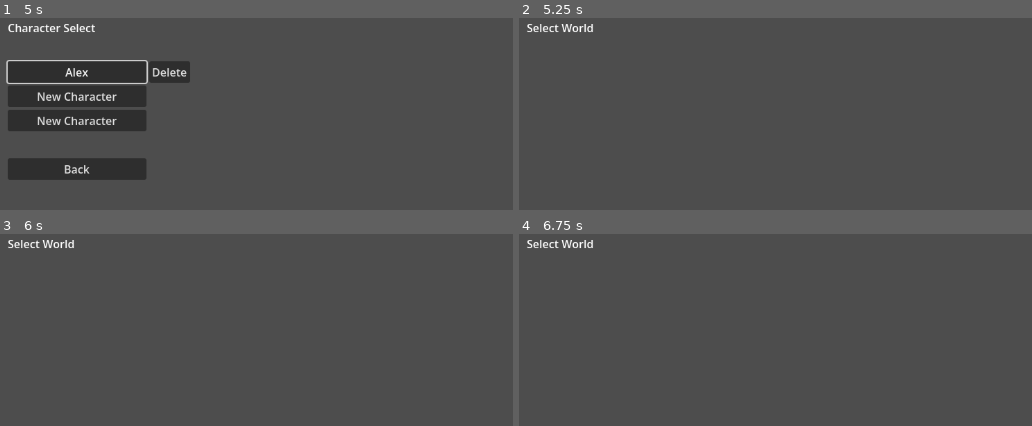
Above: before the commit, frames 1-4 (two rows, left to right).
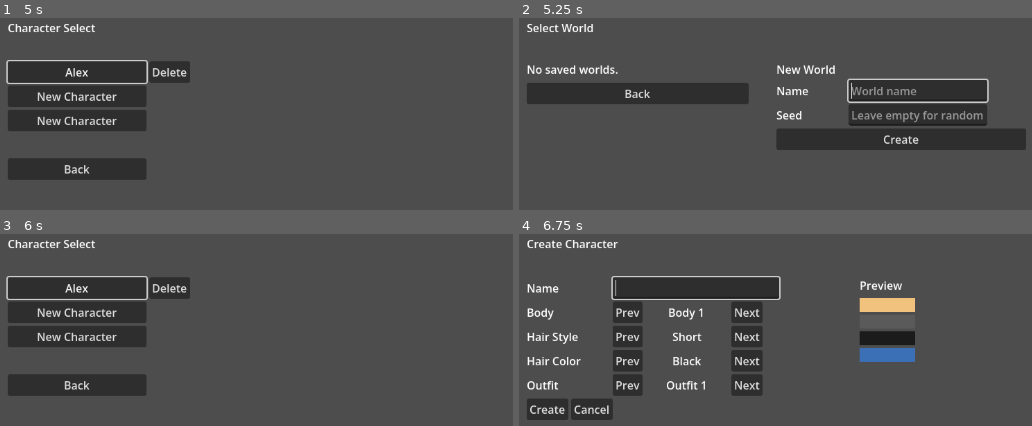
Above: after the commit, the same moments.

Repository: kimtuna/naru
Game: Godot game, scene res://ui/menu/main_menu.tscn
The game is run twice, just before and just after one commit, with the same random seed, the same clock (stepped at 60 frames per second) and the same inputs.
Inputs (mouse positions are in pixels of both pictures, inside the frame that each line leads up to):
- Up to frame 1 (5 s): click "Start" at 0.5 s; click "Back" at 1.25 s; click "Start" at 2 s; click "New Character" at 2.75 s; click (174, 71) at 3.52 s; type "Alex" at 3.6 s; click "Create" at 4.25 s
- Up to frame 2 (5.25 s): click "Alex" at 5 s
- Up to frame 3 (6 s): click (117, 308) at 5.75 s, where only the run after the commit has a clickable "Back"
- Up to frame 4 (6.75 s): click (595, 312) at 6.5 s, where only the run after the commit has a clickable "New Character"

Frame 1 is identical in both runs. In frame 2, 17% of the frame differs, in the area x 1-99%, y 24-69%; in frame 3, 13%; in frame 4, 15%.

Commit message:
G-002.5 월드 선택 · 생성 → 게임 들어가기
G-002.5 월드 선택 · 생성 → 게임 들어가기 — 월드 목록/생성(이름·시드)/삭제 확인, 빈 게임 씬, Esc(menu_exit)로 저장 후 메인 화면

Diff:
--- a/game/core/screens.gd
+++ b/game/core/screens.gd
@@ -8,6 +8,8 @@
 const SETTINGS := "res://ui/menu/settings.tscn"
 const CHARACTER_CREATE := "res://ui/menu/character_create.tscn"
 const WORLD_SELECT := "res://ui/menu/world_select.tscn"
+## 게임 씬 — 지금은 빈 자리 (다음 묶음들이 채운다).
+const GAME := "res://world/game.tscn"
 const QUIT := "quit"
 
 static var simulate := false
--- a/game/core/session.gd
+++ b/game/core/session.gd
@@ -1,6 +1,6 @@
 class_name Session
 extends RefCounted
-## 메뉴 화면 사이에 들고 다니는 값 — 고른 캐릭터 슬롯과 캐릭터, 저장소.
+## 메뉴 화면 사이에 들고 다니는 값 — 고른 캐릭터 · 월드와 저장소.
 ## 테스트는 store 를 임시 폴더의 SaveStore 로 바꿔 끼운다.
 
 static var store := SaveStore.new()
@@ -8,6 +8,10 @@
 static var character_slot := -1
 ## 고른 캐릭터. 빈 슬롯을 골랐으면 null.
 static var character: CharacterData = null
+## 고른 월드 id. 없으면 "".
+static var world_id := ""
+## 고른 월드. 없으면 null.
+static var world: WorldData = null
 
 
 static func select_character(slot: int) -> void:
@@ -15,6 +19,36 @@
 	character = store.load_character(slot)
 
 
+static func select_world(id: String) -> void:
+	world_id = id
+	world = store.load_world(id)
+
+
+## 캐릭터와 월드를 둘 다 들고 있나 — 게임에 들어갈 수 있나.
+static func ready_to_play() -> bool:
+	return character != null and world != null
+
+
+## 들고 있는 캐릭터와 월드를 각자 자리에 저장한다. 둘 다 됐으면 OK.
+static func save_all() -> Error:
+	var result := OK
+	if character != null:
+		var err := store.save_character(character_slot, character)
+		if err != OK:
+			result = err
+	if world != null:
+		var err := store.save_world(world_id, world)
+		if err != OK:
+			result = err
+	return result
+
+
+static func clear_world() -> void:
+	world_id = ""
+	world = null
+
+
 static func clear() -> void:
 	character_slot = -1
 	character = null
+	clear_world()
--- a/game/project.godot
+++ b/game/project.godot
@@ -20,6 +20,14 @@
 renderer/rendering_method="gl_compatibility"
 renderer/rendering_method.mobile="gl_compatibility"
 
+[input]
+
+menu_exit={
+"deadzone": 0.2,
+"events": [Object(InputEventKey,"resource_local_to_scene":false,"resource_name":"","device":-1,"window_id":0,"alt_pressed":false,"shift_pressed":false,"ctrl_pressed":false,"meta_pressed":false,"pressed":false,"keycode":0,"physical_keycode":4194305,"key_label":0,"unicode":0,"location":0,"echo":false,"script":null)
+]
+}
+
 [internationalization]
 
 locale/translations=PackedStringArray("res://i18n/ko.po", "res://i18n/en.po")
--- /dev/null
+++ b/game/tests/ui/menu/test_world_select.gd
@@ -0,0 +1,200 @@
+extends GutTest
+## G-002 5단계 — 월드 선택 · 생성 수용 기준.
+
+var _root := ""
+
+
+func before_each() -> void:
+	_root = OS.get_temp_dir().path_join("naru_test_world_%d_%d" % [Time.get_ticks_usec(), randi()])
+	Session.store = SaveStore.new(_root)
+	Session.clear()
+	Screens.simulate = true
+	Screens.last_request = ""
+
+
+func after_each() -> void:
+	Screens.simulate = false
+	Session.store = SaveStore.new()
+	Session.clear()
+	_remove_tree(_root)
+
+
+func _remove_tree(path: String) -> void:
+	if not DirAccess.dir_exists_absolute(path):
+		return
+	for dir in DirAccess.get_directories_at(path):
+		_remove_tree(path.path_join(dir))
+	for file in DirAccess.get_files_at(path):
+		DirAccess.remove_absolute(path.path_join(file))
+	DirAccess.remove_absolute(path)
+
+
+func _character(slot: int, char_name: String) -> void:
+	var c := CharacterData.new()
+	c.name = char_name
+	assert_eq(Session.store.save_character(slot, c), OK)
+	Session.select_character(slot)
+
+
+func _world(world_name: String, seed_value := 1) -> String:
+	var id := Session.store.create_world(WorldData.create(world_name, seed_value))
+	assert_ne(id, "")
+	return id
+
+
+func _open() -> Control:
+	return add_child_autofree((load(Screens.WORLD_SELECT) as PackedScene).instantiate())
+
+
+func _press(button: Button) -> void:
+	assert_not_null(button)
+	if button:
+		assert_true(button.is_visible_in_tree(), "%s not visible" % button.get_path())
+		button.pressed.emit()
+
+
+func _names(screen: Control) -> Array:
+	return Array(screen.listed_ids()).map(func(id): return screen.world_button(id).text)
+
+
+# --- 저장된 월드 목록이 보인다 ---
+
+func test_lists_saved_worlds() -> void:
+	var a := _world("섬 A")
+	var b := _world("Island B")
+	var screen := _open()
+	assert_eq(Array(screen.listed_ids()), [a, b])
+	assert_eq(_names(screen), ["섬 A", "Island B"])
+	for id in [a, b]:
+		assert_true(screen.world_button(id).is_visible_in_tree())
+		# 월드 이름은 번역하지 않는다.
+		assert_eq(screen.world_button(id).auto_translate_mode, Node.AUTO_TRANSLATE_MODE_DISABLED)
+	assert_false(screen.get_node("%Empty").visible)
+
+
+func test_empty_list_says_so() -> void:
+	var screen := _open()
+	assert_eq(screen.listed_ids().size(), 0)
+	assert_true(screen.get_node("%Empty").is_visible_in_tree())
+
+
+# --- 새 월드 만들기: 이름 · 시드 ---
+
+func test_create_with_name_and_seed() -> void:
+	var screen := _open()
+	screen.get_node("%NameEdit").text = "  새 섬 "
+	screen.get_node("%SeedEdit").text = "12345"
+	_press(screen.get_node("%Create"))
+	var ids: PackedStringArray = Session.store.world_ids()
+	assert_eq(ids.size(), 1)
+	var w := Session.store.load_world(ids[0])
+	assert_eq(w.name, "새 섬")
+	assert_eq(w.world_seed, 12345)
+	assert_eq(_names(screen), ["새 섬"], "new world must appear in the list")
+	assert_eq(screen.get_node("%NameEdit").text, "")
+	assert_eq(Screens.last_request, "", "creating alone must not enter the game")
+
+
+func test_text_seed_is_stable() -> void:
+	var script: GDScript = load("res://ui/menu/world_select.gd")
+	assert_eq(script.seed_from_text("naru"), script.seed_from_text(" naru "))
+	assert_ne(script.seed_from_text("naru"), script.seed_from_text("uran"))
+	assert_eq(script.seed_from_text("-7"), -7)
+
+
+func test_empty_seed_is_random() -> void:
+	var screen := _open()
+	var seeds := {}
+	for i in 5:
+		screen.get_node("%NameEdit").text = "W%d" % i
+		screen.get_node("%SeedEdit").text = "   "
+		var id: String = screen.create()
+		assert_ne(id, "")
+		seeds[Session.store.load_world(id).world_seed] = true
+	assert_gt(seeds.size(), 1, "empty seed must pick random seeds")
+	assert_eq(screen.listed_ids().size(), 5)
+
+
+func test_create_needs_name() -> void:
+	var screen := _open()
+	screen.get_node("%NameEdit").text = "   "
+	_press(screen.get_node("%Create"))
+	assert_eq(Session.store.world_ids().size(), 0)
+	assert_true(screen.get_node("%NameError").is_visible_in_tree())
+
+
+# --- 삭제는 확인을 한 번 거친다 ---
+
+func test_delete_asks_first_and_cancel_keeps_world() -> void:
+	var a := _world("A")
+	var screen := _open()
+	_press(screen.delete_button(a))
+	assert_true(screen.get_node("%Confirm").is_visible_in_tree(), "confirm not shown")
+	assert_true(Session.store.has_world(a), "deleted before confirm")
+	_press(screen.get_node("%ConfirmNo"))
+	assert_false(screen.get_node("%Confirm").visible)
+	assert_true(Session.store.has_world(a))
+	assert_eq(Array(screen.listed_ids()), [a])
+
+
+func test_confirmed_delete_removes_world() -> void:
+	var a := _world("A")
+	var b := _world("B")
+	var screen := _open()
+	_press(screen.delete_button(a))
+	_press(screen.get_node("%ConfirmYes"))
+	assert_false(Session.store.has_world(a))
+	assert_true(Session.store.has_world(b), "other world must stay")
+	assert_false(screen.get_node("%Confirm").visible)
+	assert_eq(Array(screen.listed_ids()), [b])
+	assert_null(screen.world_button(a))
+	assert_eq(Screens.last_request, "")
+
+
+# --- 뒤로 → 캐릭터 선택 ---
+
+func test_back_goes_to_character_select() -> void:
+	_press(_open().get_node("%Back"))
+	assert_eq(Screens.last_request, Screens.CHARACTER_SELECT)
+
+
+# --- 월드를 고르면 캐릭터와 월드를 들고 게임으로 ---
+
+func test_pick_world_enters_game_with_character_and_world() -> void:
+	_character(1, "나루")
+	_world("A")
+	var b := _world("B")
+	_press(_open().world_button(b))
+	assert_eq(Screens.last_request, Screens.GAME)
+	assert_true(Session.ready_to_play())
+	assert_eq(Session.character_slot, 1)
+	assert_eq(Session.character.name, "나루")
+	assert_eq(Session.world_id, b)
+	assert_eq(Session.world.name, "B")
+
+
+func test_pick_world_without_character_goes_back_to_select() -> void:
+	var a := _world("A")
+	_press(_open().world_button(a))
+	assert_eq(Screens.last_request, Screens.CHARACTER_SELECT)
+	assert_false(Session.ready_to_play())
+
+
+func test_game_scene_loads() -> void:
+	assert_not_null(load(Screens.GAME) as PackedScene, "cannot load " + Screens.GAME)
+
+
+func test_world_screen_text_in_each_language() -> void:
+	var screen := _open()
+	var create: Button = screen.get_node("%Create")
+	var saved := TranslationServer.get_locale()
+	TranslationServer.set_locale("ko")
+	assert_eq(create.atr(create.text), "만들기")
+	TranslationServer.set_locale("en")
+	assert_eq(create.atr(create.text), "Create")
+	TranslationServer.set_locale(saved)
+	for edit in [screen.get_node("%NameEdit"), screen.get_node("%SeedEdit")]:
+		var key: String = edit.placeholder_text
+		assert_eq(key, key.to_upper(), "placeholder must be a translation key")
+		assert_ne(TranslationServer.get_translation_object("ko").get_message(key), "")
+		assert_ne(TranslationServer.get_translation_object("en").get_message(key), "")
--- /dev/null
+++ b/game/tests/world/test_game.gd
@@ -0,0 +1,133 @@
+extends GutTest
+## G-002 5단계 — 게임 씬(빈 자리) 들어가기 · 나가기 · 캐릭터를 월드 사이에 데려가기.
+
+var _root := ""
+
+
+func before_each() -> void:
+	_root = OS.get_temp_dir().path_join("naru_test_game_%d_%d" % [Time.get_ticks_usec(), randi()])
+	Session.store = SaveStore.new(_root)
+	Session.clear()
+	Screens.simulate = true
+	Screens.last_request = ""
+
+
+func after_each() -> void:
+	Screens.simulate = false
+	Session.store = SaveStore.new()
+	Session.clear()
+	Input.action_release(GameScene.EXIT_ACTION)
+	_remove_tree(_root)
+
+
+func _remove_tree(path: String) -> void:
+	if not DirAccess.dir_exists_absolute(path):
+		return
+	for dir in DirAccess.get_directories_at(path):
+		_remove_tree(path.path_join(dir))
+	for file in DirAccess.get_files_at(path):
+		DirAccess.remove_absolute(path.path_join(file))
+	DirAccess.remove_absolute(path)
+
+
+func _setup(char_name: String, world_names: Array) -> Array:
+	var c := CharacterData.new()
+	c.name = char_name
+	assert_eq(Session.store.save_character(0, c), OK)
+	var ids := []
+	for n in world_names:
+		ids.append(Session.store.create_world(WorldData.create(n, 7)))
+	return ids
+
+
+## 메뉴가 하는 그대로 캐릭터 → 월드를 고르고, 월드 선택 화면에서 월드를 눌러 게임 씬을 연다.
+func _enter(slot: int, world_id: String) -> Node:
+	Session.select_character(slot)
+	var select: Control = add_child_autofree((load(Screens.WORLD_SELECT) as PackedScene).instantiate())
+	select.world_button(world_id).pressed.emit()
+	assert_eq(Screens.last_request, Screens.GAME)
+	Screens.last_request = ""
+	return add_child_autofree((load(Screens.GAME) as PackedScene).instantiate())
+
+
+func _press_exit() -> void:
+	var ev := InputEventKey.new()
+	ev.physical_keycode = KEY_ESCAPE
+	ev.pressed = true
+	Input.parse_input_event(ev)
+	Input.flush_buffered_events()
+	await wait_process_frames(2)
+	var up := ev.duplicate() as InputEventKey
+	up.pressed = false
+	Input.parse_input_event(up)
+	Input.flush_buffered_events()
+	await wait_process_frames(1)
+
+
+# --- 게임 씬은 캐릭터 이름과 월드 이름을 안다 ---
+
+func test_game_knows_character_and_world_names() -> void:
+	var ids := _setup("나루", ["섬 X"])
+	var game := _enter(0, ids[0])
+	assert_eq(game.character_name(), "나루")
+	assert_eq(game.world_name(), "섬 X")
+	assert_eq(game.get_node("%CharacterName").text, "나루")
+	assert_eq(game.get_node("%WorldName").text, "섬 X")
+	assert_eq(game.get_node("%CharacterName").auto_translate_mode, Node.AUTO_TRANSLATE_MODE_DISABLED)
+
+
+# --- 나가기: InputMap 액션 → 저장하고 메인 화면 ---
+
+func test_exit_action_is_in_input_map() -> void:
+	assert_true(InputMap.has_action(GameScene.EXIT_ACTION), "missing InputMap action")
+	var keys := InputMap.action_get_events(GameScene.EXIT_ACTION).filter(func(e): return e is InputEventKey)
+	assert_gt(keys.size(), 0, "exit action has no key")
+
+
+func test_exit_key_saves_and_goes_to_main_menu() -> void:
+	var ids := _setup("A", ["X"])
+	var game := _enter(0, ids[0])
+	game.character.appearance["body"] = "changed"
+	game.world.world_seed = 999
+	await _press_exit()
+	assert_eq(Screens.last_request, Screens.MAIN_MENU)
+	assert_eq(Session.store.load_character(0).appearance.get("body"), "changed", "character not saved")
+	assert_eq(Session.store.load_world(ids[0]).world_seed, 999, "world not saved")
+	assert_false(Session.ready_to_play(), "session must be cleared after leaving")
+
+
+func test_other_keys_do_not_exit() -> void:
+	var ids := _setup("A", ["X"])
+	_enter(0, ids[0])
+	var ev := InputEventKey.new()
+	ev.physical_keycode = KEY_W
+	ev.pressed = true
+	Input.parse_input_event(ev)
+	Input.flush_buffered_events()
+	await wait_process_frames(2)
+	ev = ev.duplicate()
+	ev.pressed = false
+	Input.parse_input_event(ev)
+	Input.flush_buffered_events()
+	assert_eq(Screens.last_request, "")
+
+
+# --- 같은 캐릭터로 월드 X 에서 넣은 인벤토리가 월드 Y 에서도 그대로 ---
+
+func test_inventory_follows_character_across_worlds() -> void:
+	var ids := _setup("A", ["X", "Y"])
+	var items := [{"id": "stone", "count": 3}, {"id": "wood", "count": 1}]
+	var in_x := _enter(0, ids[0])
+	assert_eq(in_x.world_name(), "X")
+	in_x.character.inventory.append_array(items.duplicate(true))
+	await _press_exit()
+	assert_eq(Screens.last_request, Screens.MAIN_MENU)
+	in_x.queue_free()
+	await wait_process_frames(1)
+
+	var in_y := _enter(0, ids[1])
+	assert_eq(in_y.world_name(), "Y")
+	assert_eq(in_y.character_name(), "A")
+	assert_eq(in_y.character.inventory, items)
+	# 월드에는 인벤토리가 붙지 않는다 — 월드 파일은 그대로.
+	assert_false(Session.store.load_world(ids[1]).to_dict().has("inventory"))
--- /dev/null
+++ b/game/ui/menu/world_select.gd
@@ -0,0 +1,142 @@
+extends Control
+## 월드 선택 · 생성 — 저장된 월드 목록, 새 월드(이름 · 시드), 삭제(확인 한 번), 뒤로 → 캐릭터 선택.
+## 월드를 고르면 Session 의 캐릭터와 그 월드를 들고 게임 씬으로 간다.
+
+## 삭제 확인 중인 월드 id. 없으면 "".
+var _pending_delete := ""
+
+
+func _ready() -> void:
+	%Back.pressed.connect(back)
+	%Create.pressed.connect(create)
+	%ConfirmYes.pressed.connect(_confirm_delete)
+	%ConfirmNo.pressed.connect(_close_confirm)
+	%NameEdit.text_changed.connect(func(_t): %NameError.hide())
+	%NameError.hide()
+	%CreateFailed.hide()
+	%Confirm.hide()
+	refresh()
+	%NameEdit.grab_focus()
+
+
+## 목록 순서대로 월드 id.
+func listed_ids() -> PackedStringArray:
+	var out := PackedStringArray()
+	for row in %Worlds.get_children():
+		out.append(String(row.get_meta("world_id")))
+	return out
+
+
+func world_button(id: String) -> Button:
+	var row := _row(id)
+	return row.get_node("Select") as Button if row else null
+
+
+func delete_button(id: String) -> Button:
+	var row := _row(id)
+	return row.get_node("Delete") as Button if row else null
+
+
+## 저장소에서 다시 읽어 목록을 채운다.
+func refresh() -> void:
+	for row in %Worlds.get_children():
+		%Worlds.remove_child(row)
+		row.queue_free()
+	for id in Session.store.world_ids():
+		var data := Session.store.load_world(id)
+		if data:
+			_build_row(id, data)
+	%Empty.visible = %Worlds.get_child_count() == 0
+
+
+## 입력칸의 이름 · 시드로 새 월드를 만든다. 시드가 비면 무작위. 만든 id, 실패하면 "".
+func create() -> String:
+	var world_name: String = %NameEdit.text.strip_edges()
+	if world_name.is_empty():
+		%NameError.show()
+		return ""
+	var data := WorldData.create(world_name, seed_from_text(%SeedEdit.text))
+	var id := Session.store.create_world(data)
+	%CreateFailed.visible = id.is_empty()
+	if id.is_empty():
+		return ""
+	%NameEdit.clear()
+	%SeedEdit.clear()
+	refresh()
+	return id
+
+
+## 시드 칸 글자 → 시드. 비면 무작위, 정수면 그 값, 그 밖의 글자는 글자의 해시 (같은 글자 = 같은 시드).
+static func seed_from_text(text: String) -> int:
+	var t := text.strip_edges()
+	if t.is_empty():
+		return randi()
+	if t.is_valid_int():
+		return t.to_int()
+	return t.hash()
+
+
+func back() -> void:
+	Session.clear_world()
+	Screens.go(self, Screens.CHARACTER_SELECT)
+
+
+func _row(id: String) -> Control:
+	for row in %Worlds.get_children():
+		if row.get_meta("world_id") == id:
+			return row
+	return null
+
+
+func _build_row(id: String, data: WorldData) -> void:
+	var row := HBoxContainer.new()
+	row.name = "World_%d" % %Worlds.get_child_count()
+	row.set_meta("world_id", id)
+	var select := Button.new()
+	select.name = "Select"
+	# 월드 이름은 사용자가 쓴 글자라 번역하지 않는다.
+	select.text = data.name
+	select.auto_translate_mode = AUTO_TRANSLATE_MODE_DISABLED
+	select.custom_minimum_size.x = 200
+	select.pressed.connect(_on_world_pressed.bind(id))
+	var delete := Button.new()
+	delete.name = "Delete"
+	delete.text = "WORLD_DELETE"
+	delete.pressed.connect(_ask_delete.bind(id))
+	row.add_child(select)
+	row.add_child(delete)
+	%Worlds.add_child(row)
+
+
+func _on_world_pressed(id: String) -> void:
+	if Session.character == null:
+		# 캐릭터 없이 들어올 수 없다 — 캐릭터부터 고른다.
+		Screens.go(self, Screens.CHARACTER_SELECT)
+		return
+	Session.select_world(id)
+	if Session.ready_to_play():
+		Screens.go(self, Screens.GAME)
+	else:
+		refresh()
+
+
+func _ask_delete(id: String) -> void:
+	if not Session.store.has_world(id):
+		return
+	_pending_delete = id
+	%Confirm.show()
+	%ConfirmNo.grab_focus()
+
+
+func _confirm_delete() -> void:
+	if not _pending_delete.is_empty():
+		Session.store.delete_world(_pending_delete)
+		if Session.world_id == _pending_delete:
+			Session.clear_world()
+	_close_confirm()
+	refresh()
+
+
+func _close_confirm() -> void:
+	_pending_delete = ""
+	%Confirm.hide()
--- a/game/ui/menu/world_select.tscn
+++ b/game/ui/menu/world_select.tscn
@@ -1,4 +1,6 @@
 [gd_scene format=3]
+
+[ext_resource type="Script" path="res://ui/menu/world_select.gd" id="1"]
 
 [node name="WorldSelect" type="Control"]
 layout_mode = 3
@@ -7,9 +9,118 @@
 anchor_bottom = 1.0
 grow_horizontal = 2
 grow_vertical = 2
+script = ExtResource("1")
 
 [node name="Title" type="Label" parent="."]
 layout_mode = 0
 offset_left = 40.0
 offset_top = 40.0
 text = "WORLD_SELECT_TITLE"
+
+[node name="List" type="VBoxContainer" parent="."]
+layout_mode = 0
+offset_left = 40.0
+offset_top = 100.0
+offset_right = 360.0
+offset_bottom = 400.0
+
+[node name="Empty" type="Label" parent="List"]
+unique_name_in_owner = true
+layout_mode = 2
+text = "WORLD_EMPTY"
+
+[node name="Worlds" type="VBoxContainer" parent="List"]
+unique_name_in_owner = true
+layout_mode = 2
+
+[node name="Back" type="Button" parent="List"]
+unique_name_in_owner = true
+layout_mode = 2
+text = "MENU_BACK"
+
+[node name="New" type="VBoxContainer" parent="."]
+layout_mode = 0
+offset_left = 400.0
+offset_top = 100.0
+offset_right = 760.0
+offset_bottom = 300.0
+
+[node name="NewTitle" type="Label" parent="New"]
+layout_mode = 2
+text = "WORLD_NEW"
+
+[node name="NameRow" type="HBoxContainer" parent="New"]
+layout_mode = 2
+
+[node name="NameLabel" type="Label" parent="New/NameRow"]
+custom_minimum_size = Vector2(100, 0)
+layout_mode = 2
+text = "WORLD_NAME"
+
+[node name="NameEdit" type="LineEdit" parent="New/NameRow"]
+unique_name_in_owner = true
+custom_minimum_size = Vector2(200, 0)
+layout_mode = 2
+placeholder_text = "WORLD_NAME_PLACEHOLDER"
+max_length = 24
+
+[node name="SeedRow" type="HBoxContainer" parent="New"]
+layout_mode = 2
+
+[node name="SeedLabel" type="Label" parent="New/SeedRow"]
+custom_minimum_size = Vector2(100, 0)
+layout_mode = 2
+text = "WORLD_SEED"
+
+[node name="SeedEdit" type="LineEdit" parent="New/SeedRow"]
+unique_name_in_owner = true
+custom_minimum_size = Vector2(200, 0)
+layout_mode = 2
+placeholder_text = "WORLD_SEED_PLACEHOLDER"
+max_length = 32
+
+[node name="NameError" type="Label" parent="New"]
+unique_name_in_owner = true
+visible = false
+layout_mode = 2
+text = "WORLD_NAME_REQUIRED"
+
+[node name="CreateFailed" type="Label" parent="New"]
+unique_name_in_owner = true
+visible = false
+layout_mode = 2
+text = "WORLD_CREATE_FAILED"
+
+[node name="Create" type="Button" parent="New"]
+unique_name_in_owner = true
+layout_mode = 2
+text = "WORLD_CREATE"
+
+[node name="Confirm" type="PanelContainer" parent="."]
+unique_name_in_owner = true
+visible = false
+layout_mode = 0
+offset_left = 400.0
+offset_top = 320.0
+offset_right = 760.0
+offset_bottom = 420.0
+
+[node name="Box" type="VBoxContainer" parent="Confirm"]
+layout_mode = 2
+
+[node name="Message" type="Label" parent="Confirm/Box"]
+layout_mode = 2
+text = "WORLD_DELETE_CONFIRM"
+
+[node name="Buttons" type="HBoxContainer" parent="Confirm/Box"]
+layout_mode = 2
+
+[node name="ConfirmYes" type="Button" parent="Confirm/Box/Buttons"]
+unique_name_in_owner = true
+layout_mode = 2
+text = "WORLD_DELETE"
+
+[node name="ConfirmNo" type="Button" parent="Confirm/Box/Buttons"]
+unique_name_in_owner = true
+layout_mode = 2
+text = "MENU_CANCEL"
--- /dev/null
+++ b/game/world/game.gd
@@ -0,0 +1,37 @@
+class_name GameScene
+extends Node2D
+## 게임 씬 — 지금은 빈 자리 (다음 묶음들이 채운다).
+## Session 이 들고 온 캐릭터와 월드를 받아 두고, menu_exit 액션으로 둘을 저장한 뒤 메인 화면으로 나간다.
+
+const EXIT_ACTION := "menu_exit"
+
+var character: CharacterData
+var world: WorldData
+
+
+func _ready() -> void:
+	character = Session.character
+	world = Session.world
+	%CharacterName.text = character_name()
+	%WorldName.text = world_name()
+
+
+func character_name() -> String:
+	return character.name if character else ""
+
+
+func world_name() -> String:
+	return world.name if world else ""
+
+
+func _unhandled_input(event: InputEvent) -> void:
+	if event.is_action_pressed(EXIT_ACTION):
+		get_viewport().set_input_as_handled()
+		exit_to_menu()
+
+
+## 캐릭터와 월드를 저장하고 메인 화면으로 나간다.
+func exit_to_menu() -> void:
+	Session.save_all()
+	Session.clear()
+	Screens.go(self, Screens.MAIN_MENU)
--- /dev/null
+++ b/game/world/game.tscn
@@ -0,0 +1,38 @@
+[gd_scene format=3]
+
+[ext_resource type="Script" path="res://world/game.gd" id="1"]
+
+[node name="Game" type="Node2D"]
+script = ExtResource("1")
+
+[node name="Hud" type="CanvasLayer" parent="."]
+
+[node name="Info" type="GridContainer" parent="Hud"]
+offset_left = 20.0
+offset_top = 20.0
+offset_right = 320.0
+offset_bottom = 100.0
+columns = 2
+
+[node name="CharacterLabel" type="Label" parent="Hud/Info"]
+layout_mode = 2
+text = "GAME_CHARACTER"
+
+[node name="CharacterName" type="Label" parent="Hud/Info"]
+unique_name_in_owner = true
+layout_mode = 2
+auto_translate_mode = 2
+
+[node name="WorldLabel" type="Label" parent="Hud/Info"]
+layout_mode = 2
+text = "GAME_WORLD"
+
+[node name="WorldName" type="Label" parent="Hud/Info"]
+unique_name_in_owner = true
+layout_mode = 2
+auto_translate_mode = 2
+
+[node name="ExitHint" type="Label" parent="Hud"]
+offset_left = 20.0
+offset_top = 110.0
+text = "GAME_EXIT_HINT"
Not shown, changed: game/i18n/en.po
Not shown, changed: game/i18n/ko.po
Not shown, added: game/tests/ui/menu/test_world_select.gd.uid
Not shown, added: game/tests/world/test_game.gd.uid
Not shown, added: game/ui/menu/world_select.gd.uid
Not shown, added: game/world/game.gd.uid
Not shown, removed: game/world/.gitkeep
